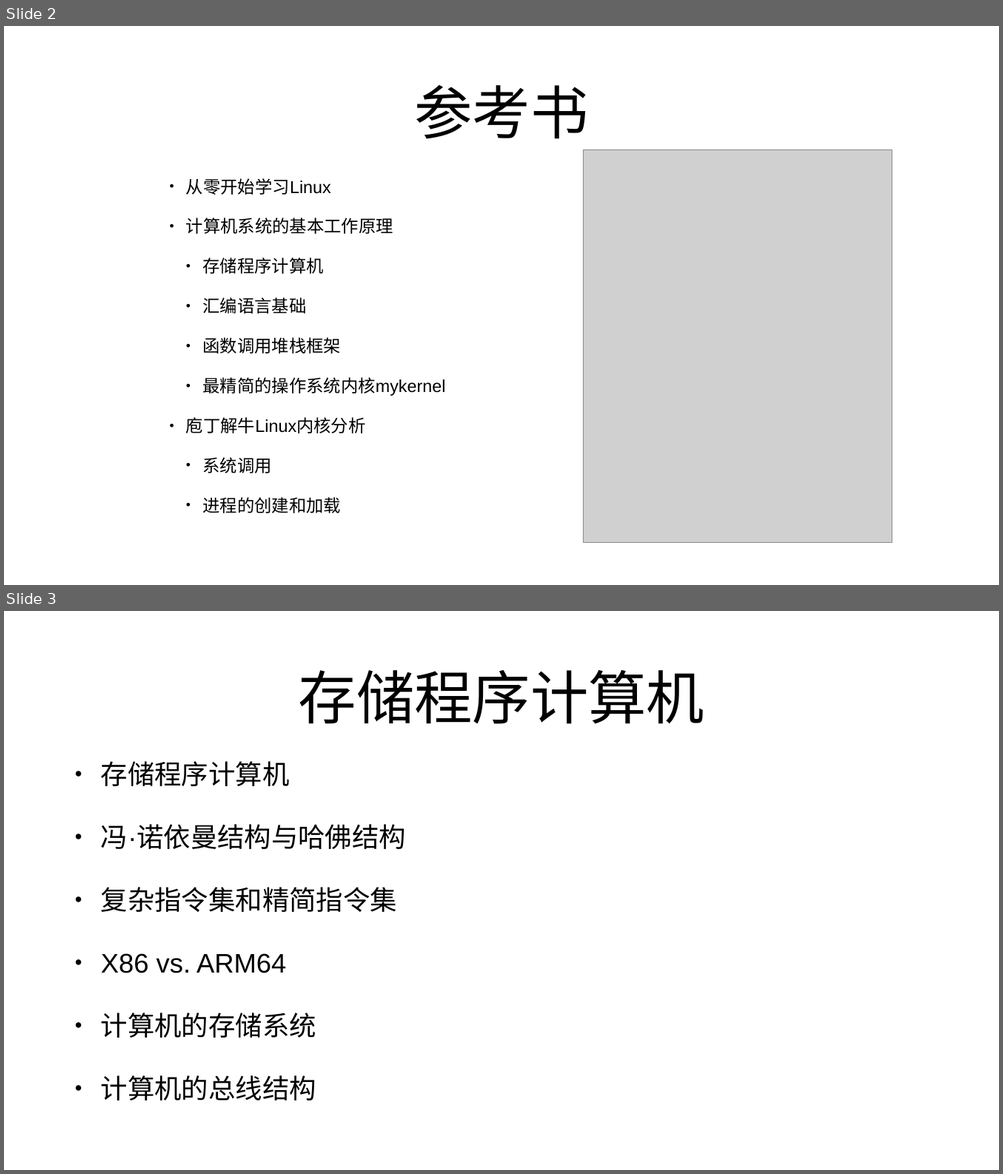
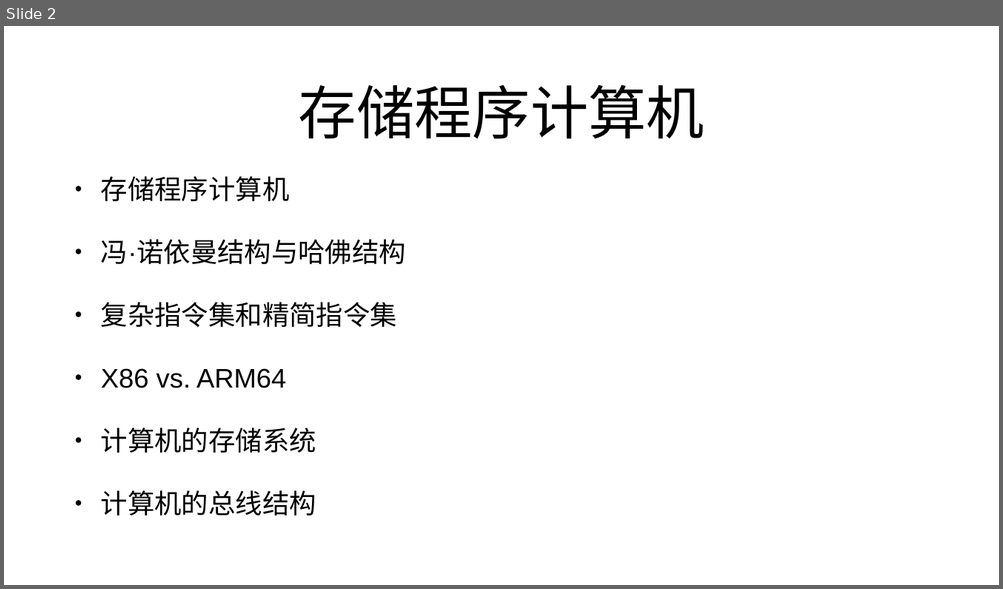
Before and after one commit to mengning/linuxkernel, a slide deck: ppt/2-计算机系统的基本工作原理.pptx. Shown one above the other, each under a label of ours: slides 2 and 3 before the commit, slide 2 after it. The pictures are 1003x1174 and 1003x589 pixels, drawn with LibreOffice and Linux fonts; fonts in the diff are those of the drawing; grey boxes stand for pictures. Boxes give left, top, right and bottom in pixels: in the first picture for what was removed or moved away, otherwise in the second. Text is boxed around its words. In the diff, an @@ line names an element or a change of style, - is before the commit and + after.

```diff
--- a/ppt/2-计算机系统的基本工作原理.pptx
+++ b/ppt/2-计算机系统的基本工作原理.pptx
@@ slide 2 removed at box(4, 26, 999, 585), background #FFFFFF @@
@@ title removed at box(414, 85, 588, 139) @@
-参考书
@@ picture removed at box(583, 150, 892, 543) @@
@@ text removed at box(186, 178, 445, 514) @@
-• 从零开始学习Linux
-• 计算机系统的基本工作原理
-  • 存储程序计算机
-  • 汇编语言基础
-  • 函数调用堆栈框架
-  • 最精简的操作系统内核mykernel
-• 庖丁解牛Linux内核分析
-  • 系统调用
-  • 进程的创建和加载
@@ what was slide 3 is now slide 2 @@
```
Also in this commit, not shown: 10 slides changed, 1 slide added, 1 other slide removed.
